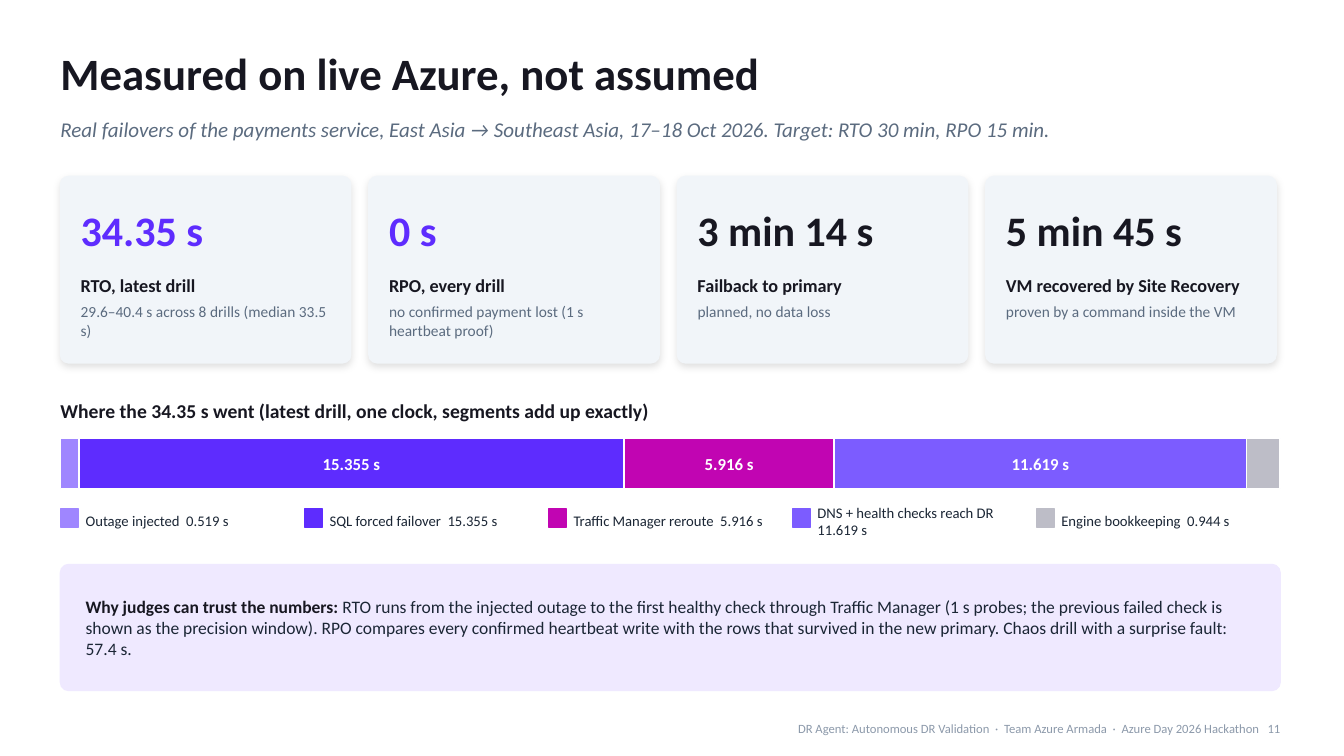
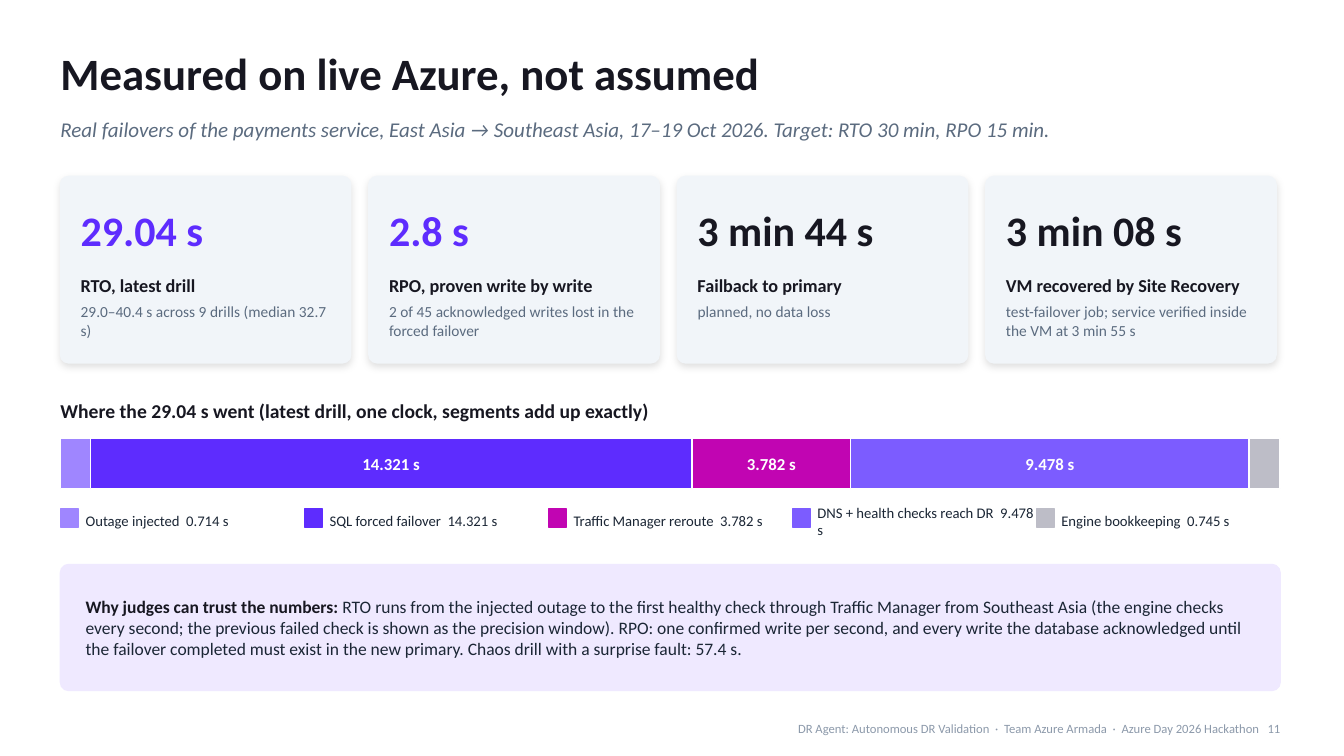
Before and after one commit to kishalr-virtusa/Azure-Armada, a slide deck: slide 11 of docs/deck/DR-Agent-Azure-Day-2026.pptx. Drawn at 1344x756 pixels with LibreOffice and Linux fonts; fonts in the diff are those of the drawing. Boxes give left, top, right and bottom in pixels: in the first picture for what was removed or moved away, otherwise in the second. Text is boxed around its words. In the diff, an @@ line names an element or a change of style, - is before the commit and + after.

```diff
--- a/docs/deck/DR-Agent-Azure-Day-2026.pptx
+++ b/docs/deck/DR-Agent-Azure-Day-2026.pptx
@@ text at [60,122,1049,141]: text changed @@
-Real failovers of the payments service, East Asia → Southeast Asia, 17–18 Oct 2026. Target: RTO 30 min, RPO 15 min.
+Real failovers of the payments service, East Asia → Southeast Asia, 17–19 Oct 2026. Target: RTO 30 min, RPO 15 min.
@@ text at [81,218,203,247]: text changed @@
-34.35 s
+29.04 s
@@ text at [389,217,469,247]: text changed @@
-0 s
+2.8 s
@@ text at [697,216,874,247]: text changed @@
-3 min 14 s
+3 min 44 s
@@ text at [1006,216,1182,247]: text changed @@
-5 min 45 s
+3 min 08 s
@@ text at [389,279,593,295]: text changed @@
-RPO, every drill
+RPO, proven write by write
@@ text at [81,306,326,338]: text changed @@
-29.6–40.4 s across 8 drills (median 33.5 s)
+29.0–40.4 s across 9 drills (median 32.7 s)
@@ text at [389,306,634,336]: text changed @@
-no confirmed payment lost (1 s heartbeat proof)
+2 of 45 acknowledged writes lost in the forced failover
@@ text at [1006,306,1247,336]: text changed @@
-proven by a command inside the VM
+test-failover job; service verified inside the VM at 3 min 55 s
@@ text at [60,403,648,422]: text changed @@
-Where the 34.35 s went (latest drill, one clock, segments add up exactly)
+Where the 29.04 s went (latest drill, one clock, segments add up exactly)
@@ rectangle: place and size @@
-rectangle at [60,439,79,489]
+rectangle at [60,439,91,489]
@@ rectangle: place and size @@
-rectangle at [79,439,624,489]
+rectangle at [91,439,693,489]
@@ rectangle: place and size @@
-rectangle at [624,439,834,489]
+rectangle at [692,439,851,489]
@@ rectangle: place and size @@
-rectangle at [834,439,1246,489]
+rectangle at [851,439,1249,489]
@@ text at [362,459,420,470]: text changed @@
-15.355 s
+14.321 s
@@ text at [747,458,796,470]: text changed @@
-5.916 s
+3.782 s
@@ text at [1025,458,1075,470]: text changed @@
-11.619 s
+9.478 s
@@ text at [817,507,1033,535]: text changed @@
-DNS + health checks reach DR 11.619 s
+DNS + health checks reach DR 9.478 s
@@ text at [86,516,229,529]: text changed @@
-Outage injected 0.519 s
+Outage injected 0.714 s
@@ text at [330,515,498,528]: text changed @@
-SQL forced failover 15.355 s
+SQL forced failover 14.321 s
@@ text at [574,516,763,529]: text changed @@
-Traffic Manager reroute 5.916 s
+Traffic Manager reroute 3.782 s
@@ text at [1061,516,1230,529]: text changed @@
-Engine bookkeeping 0.944 s
+Engine bookkeeping 0.745 s
@@ text at [86,600,1241,658]: text changed @@
-Why judges can trust the numbers: RTO runs from the injected outage to the first healthy check through Traffic Manager (1 s probes; the previous failed check is shown as the precision window). RPO compares every confirmed heartbeat write with the rows that survived in the new primary. Chaos drill with a surprise fault: 57.4 s.
+Why judges can trust the numbers: RTO runs from the injected outage to the first healthy check through Traffic Manager from Southeast Asia (the engine checks every second; the previous failed check is shown as the precision window). RPO: one confirmed write per second, and every write the database acknowledged until the failover completed must exist in the new primary. Chaos drill with a surprise fault: 57.4 s.
```
Also in this commit, not shown: 9 other slides changed, 5 other files.
